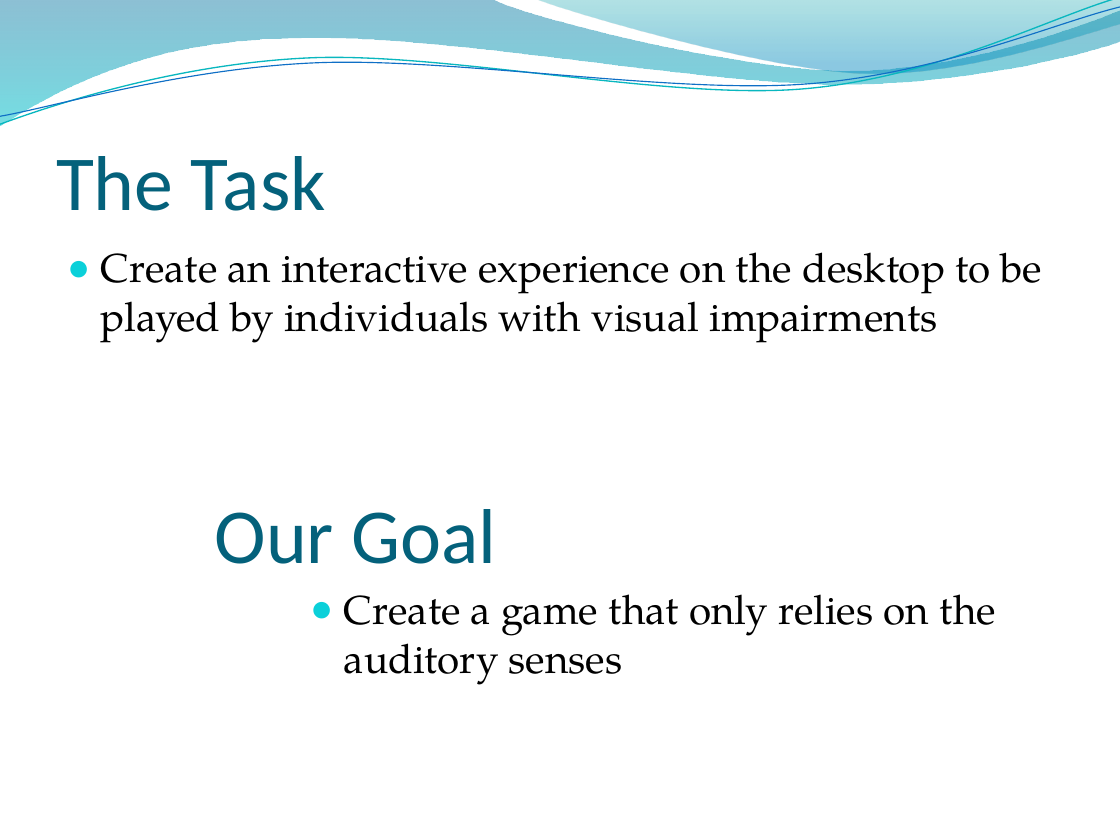
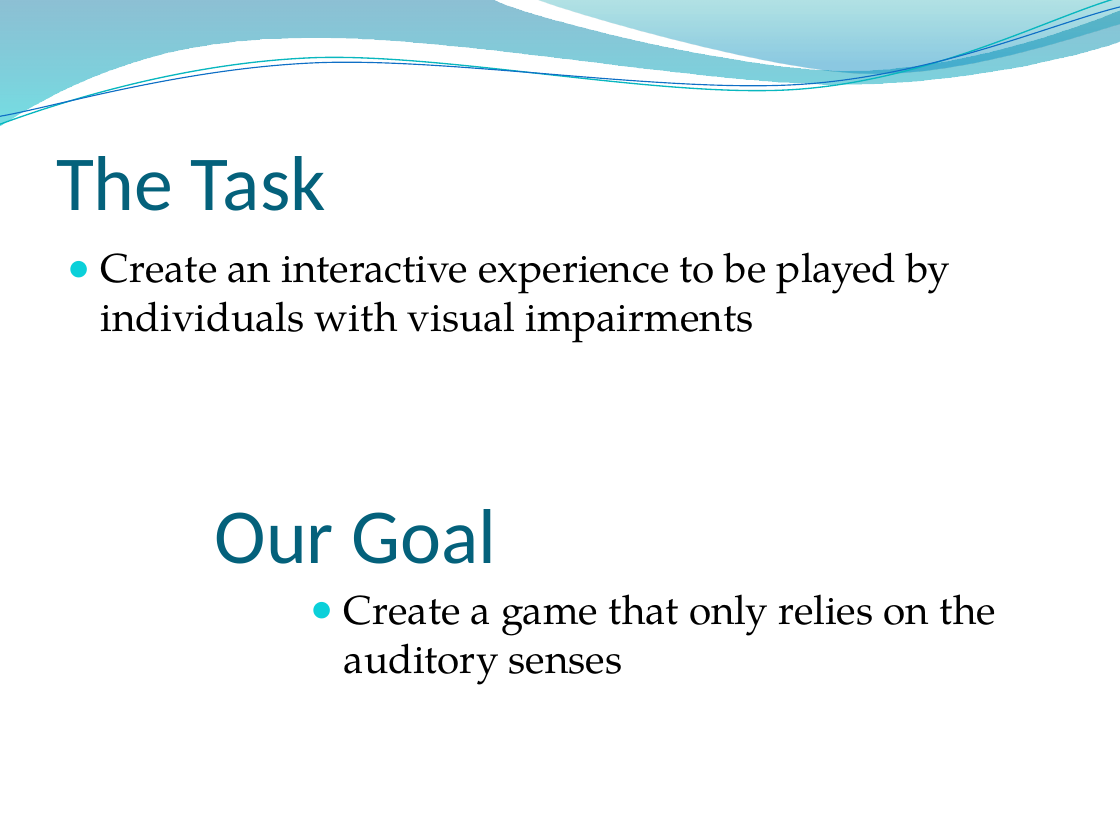
Before and after one commit to ProjPossibility/sub-commander, a slide deck: slide 2 of Sub Comander.pptx. Drawn at 1120x840 pixels with LibreOffice and Linux fonts; fonts in the diff are those of the drawing; background and template pictures are left out. Boxes give left, top, right and bottom in pixels: in the first picture for what was removed or moved away, otherwise in the second. Text is boxed around its words. In the diff, an @@ line names an element or a change of style, - is before the commit and + after.

```diff
--- a/Sub Comander.pptx
+++ b/Sub Comander.pptx
@@ text at (x1=101, y1=252, x2=951, y2=343): text changed @@
-● Create an interactive experience on the desktop to be played by individuals with visual impairments
+● Create an interactive experience to be played by individuals with visual impairments
```
Also in this commit, not shown: 3 other slides changed, 2 slides added, 2 slides removed.
